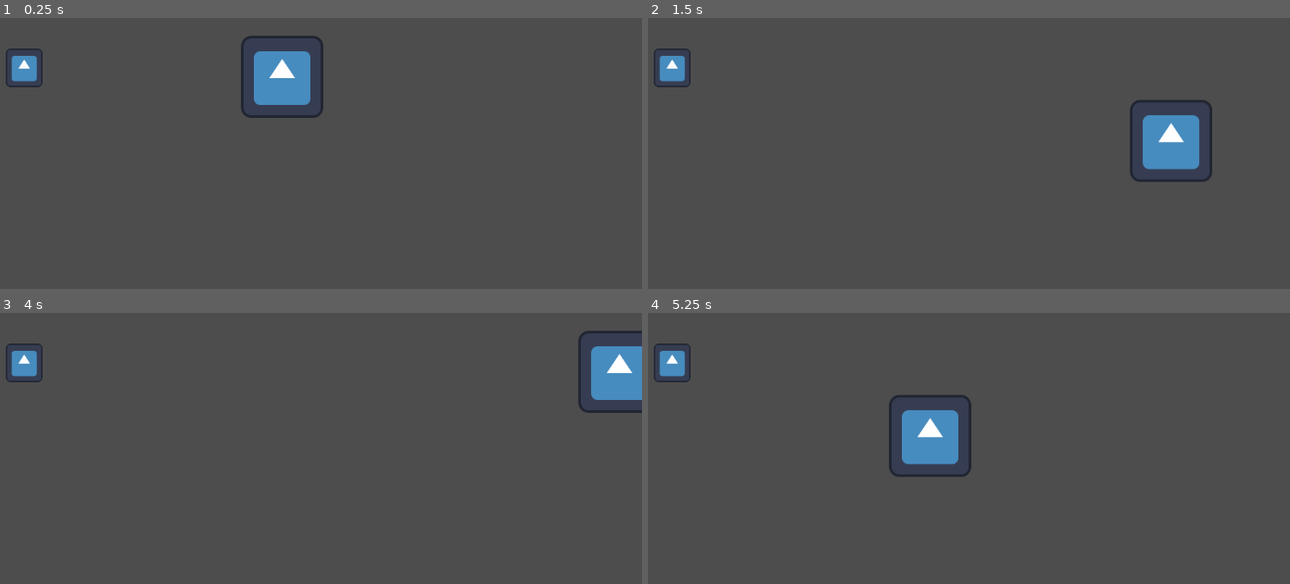
Above: before the commit, frames 1-4 (two rows, left to right).
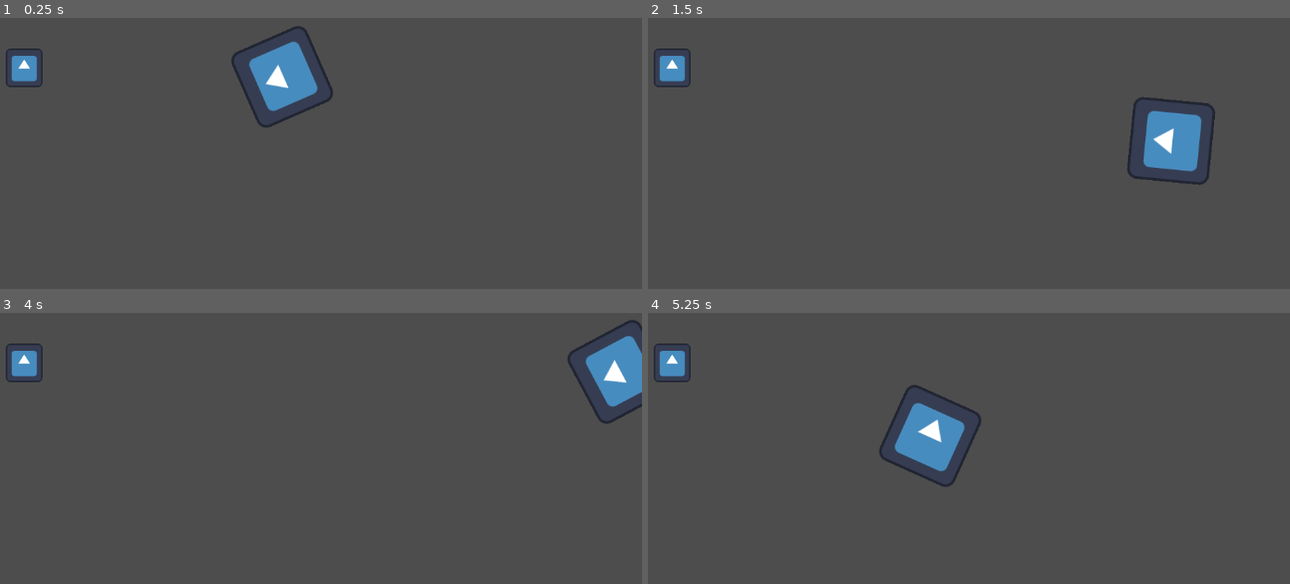
Above: after the commit, the same moments.

Repository: ArcticGizmo/dodgeball
Game: Godot game, scene res://scenes/levels/level.tscn
Two runs of this game, one before a commit and one after it. Both use one fixed random seed, a clock stepped at 60 frames per second and the inputs below. The engine's default icon, where the game draws it, is replaced by a stand-in: a white triangle on a blue panel in a dark square.
Inputs (mouse positions are in pixels of both pictures, inside the frame that each line leads up to):
- Up to frame 1 (0.25 s): no input
- Up to frame 2 (1.5 s): tap Enter at 0.5 s; move the mouse to (1084, 61) at 0.52 s; hold D (right) 0.53-1.28 s; move the mouse to (769, 102) at 1.27 s; hold S (down) from 1.28 s (still down)
- Up to frame 3 (4 s): move the mouse to (outside the picture) at 2.02 s; release S (down) at 2.03 s; hold D (right) 2.03-2.78 s; tap Space at 2.75 s; move the mouse to (237, 459) at 2.77 s; hold W (up) 2.78-3.53 s; tap Enter at 3.5 s; move the mouse to (494, 437) at 3.52 s; hold A (left) from 3.53 s (still down)
- Up to frame 4 (5.25 s): move the mouse to (699, 313) at 4.27 s; move the mouse to (956, 375) at 5.02 s; release A (left) at 5.03 s; hold S (down) from 5.03 s (still down)

The runs differ from the first frame. In frame 1, 1.5% of the frame differs, in the area x 36-52%, y 3-41%; in frame 2, 0.8%; in frame 3, 1.2%; in frame 4, 1.4%.

Commit message:
rotate towards mouse

Diff:
--- a/scenes/player/player.gd
+++ b/scenes/player/player.gd
@@ -9,3 +9,4 @@
 	move_and_slide()
 
 	# Point towards mouse
+	look_at(get_global_mouse_position())
--- a/scenes/player/player.tscn
+++ b/scenes/player/player.tscn
@@ -10,6 +10,7 @@
 script = ExtResource("1_5yecs")
 
 [node name="Sprite2D" type="Sprite2D" parent="."]
+rotation = 1.5708
 texture = ExtResource("2_w43b2")
 
 [node name="CollisionShape2D" type="CollisionShape2D" parent="."]
